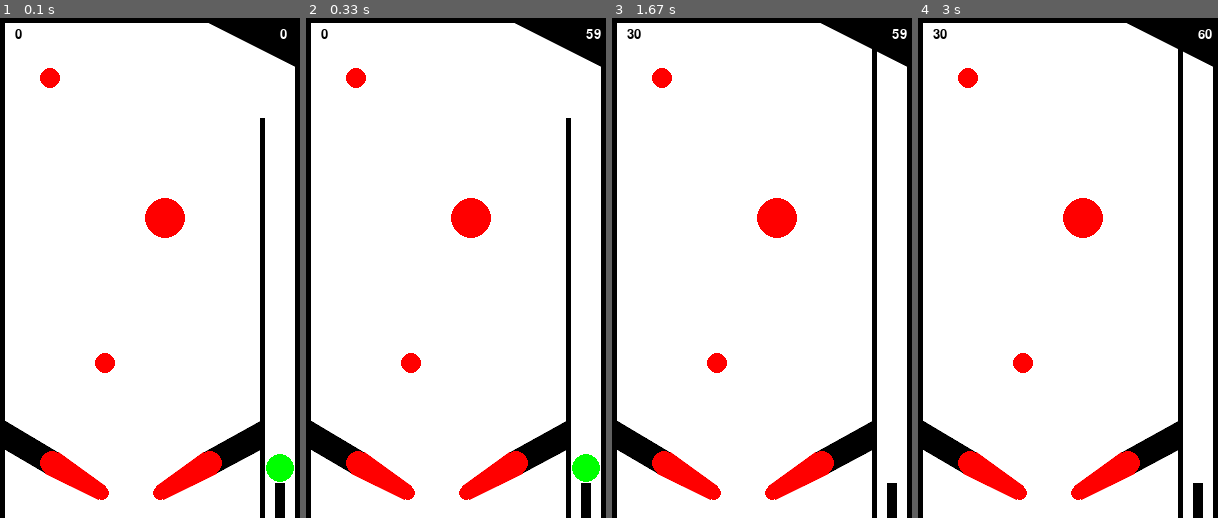
Above: before the commit, frames 1-4 (left to right).
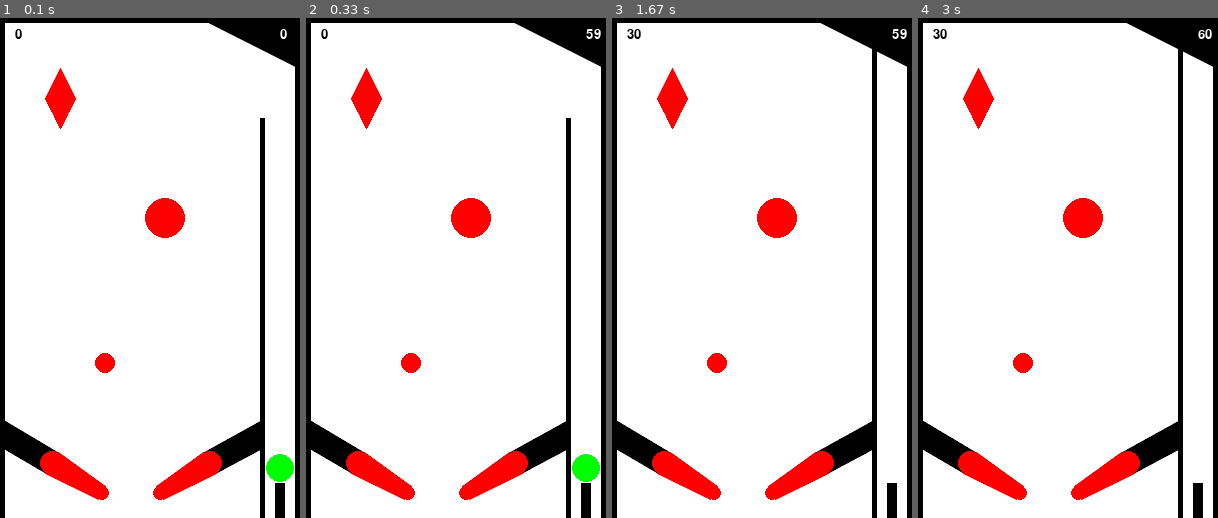
Above: after the commit, the same moments.

Repository: leordsong/pygame-pinball
Game: pygame game, started from pinball/__main__.py
The game is run twice, just before and just after one commit, with the same random seed, the same clock (stepped at 60 frames per second) and the same inputs.
Inputs (mouse positions are in pixels of both pictures, inside the frame that each line leads up to):
- Up to frame 1 (0.1 s): no input
- Up to frame 2 (0.33 s): no input
- Up to frame 3 (1.67 s): click (858, 253) at 0.38 s; press the mouse at (858, 253) at 0.7 s; move the mouse to (864, 348) at 0.8 s; release the mouse at (870, 443) at 0.93 s; click (684, 83) at 1.05 s; press the mouse at (684, 83) at 1.37 s; move the mouse to (780, 268) at 1.47 s; release the mouse at (876, 458) at 1.6 s
- Up to frame 4 (3 s): tap Z at 2.17 s

The runs differ from the first frame. In frame 1, 0.8% of the frame differs, in the area x 13-26%, y 10-23%; in frame 2, 0.8%; in frame 3, 0.8%; in frame 4, 0.8%.

Commit message:
Add more shapes

Diff:
--- a/pinball/Bumper.py
+++ b/pinball/Bumper.py
@@ -6,7 +6,12 @@
 
 class Bumper(Entity):
 
-    def __init__(self, position: np.ndarray, material: Material, r=10.0, points=1, name="Bumper"):
-        super().__init__(Circle(r, Transform(position)), material, 100, name=name)
+    def __init__(self, shape, material: Material, points=1, name="Bumper"):
+        super().__init__(shape, material, 100, name=name)
         assert type(points) is int
         self.points = points
+
+
+
+# position: np.ndarray
+# Circle(r, Transform(position))
--- a/pinball/Flipper.py
+++ b/pinball/Flipper.py
@@ -76,7 +76,6 @@
         points = self._calculate_points(self.center, self.tail.r, head_position, self.head.r)
         self.body.points = points
 
-
     @staticmethod
     def _calculate_points(center, center_r, head, head_r):
         result = []
--- a/pinball/__main__.py
+++ b/pinball/__main__.py
@@ -9,7 +9,7 @@
 
 from engine import Game, Material, Transform
 from engine import Entity, get_contacts
-from engine.shapes import Rectangle, ConvexPolygon
+from engine.shapes import Rectangle, ConvexPolygon, Circle
 from pinball.Valve import Valve
 from pinball.Ball import Ball
 from pinball.Bumper import Bumper
@@ -66,10 +66,13 @@
                            "MiddleWall")
 
         bumper_material = Material(THECOLORS['red'], restitution=1.2)
+        p = np.array([60, 80])
+        w = np.array([15, 0])
+        h = np.array([0, 30])
         self.bumpers = [
-            Bumper(np.array([50, 60]), material=bumper_material, name="Bumper1"),
-            Bumper(np.array([105, 345]), material=bumper_material, name="Bumper2"),
-            Bumper(np.array([165, 200]), r=20.0, material=bumper_material, name="Bumper3"),
+            Bumper(ConvexPolygon(np.array([p-w, p+h, p+w, p-h]), Transform(p)), material=bumper_material, name="Bumper1"),
+            Bumper(Circle(10.0, Transform(np.array(np.array([105, 345])))), material=bumper_material, name="Bumper2"),
+            Bumper(Circle(20.0, Transform(np.array(np.array([165, 200])))), material=bumper_material, name="Bumper3"),
         ]
 
         flipper_material = Material(THECOLORS['red'])
